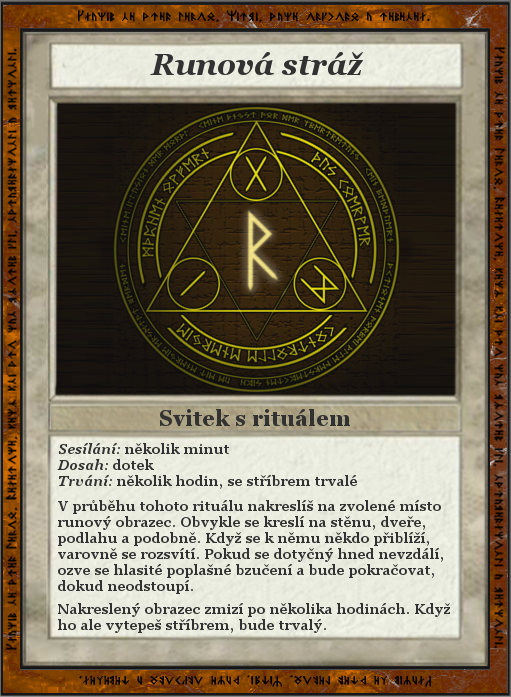
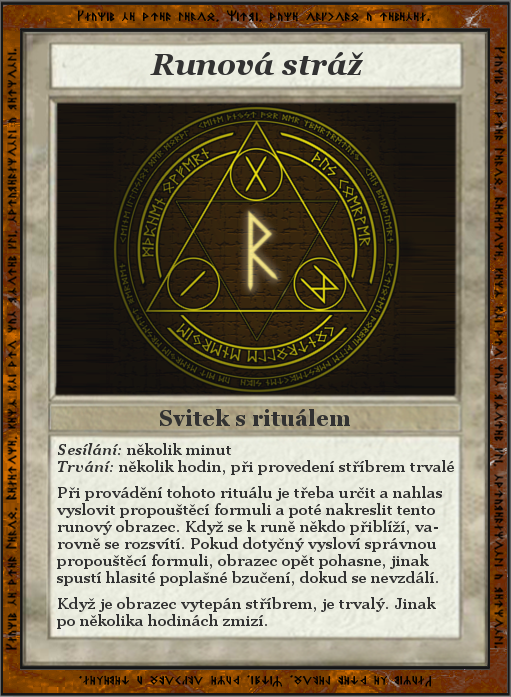
Before/after of a (511, 697) layered artwork. What changed in the layer stack:
painted on "Sesílání: několik minut ..." over (57, 443, 454, 633)
